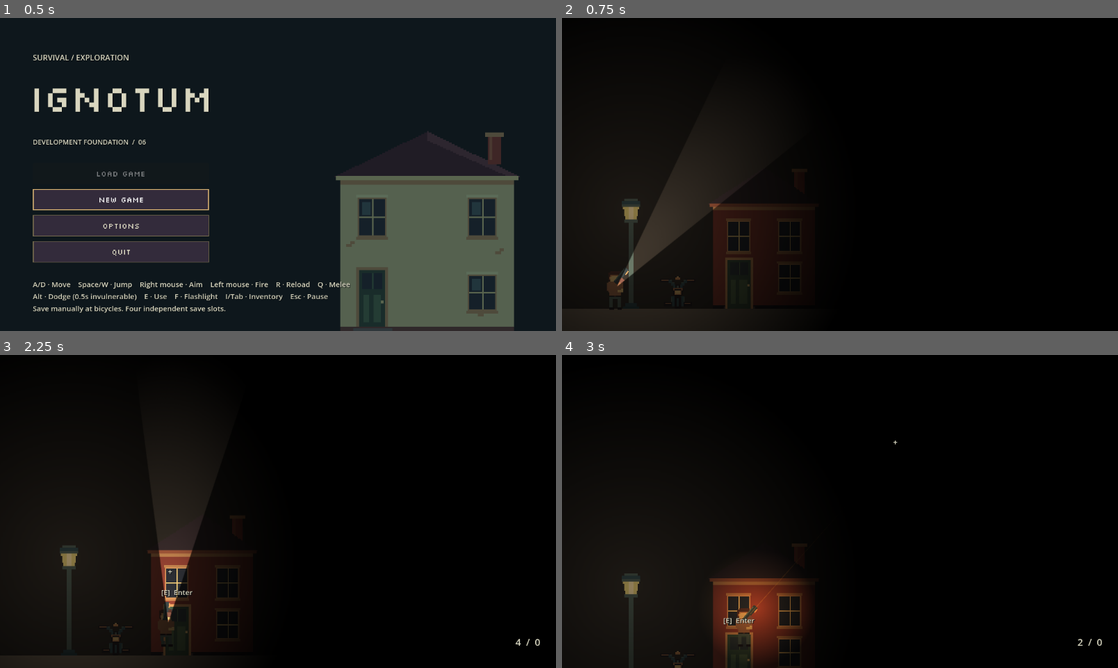
Above: before the commit, frames 1-4 (two rows, left to right).
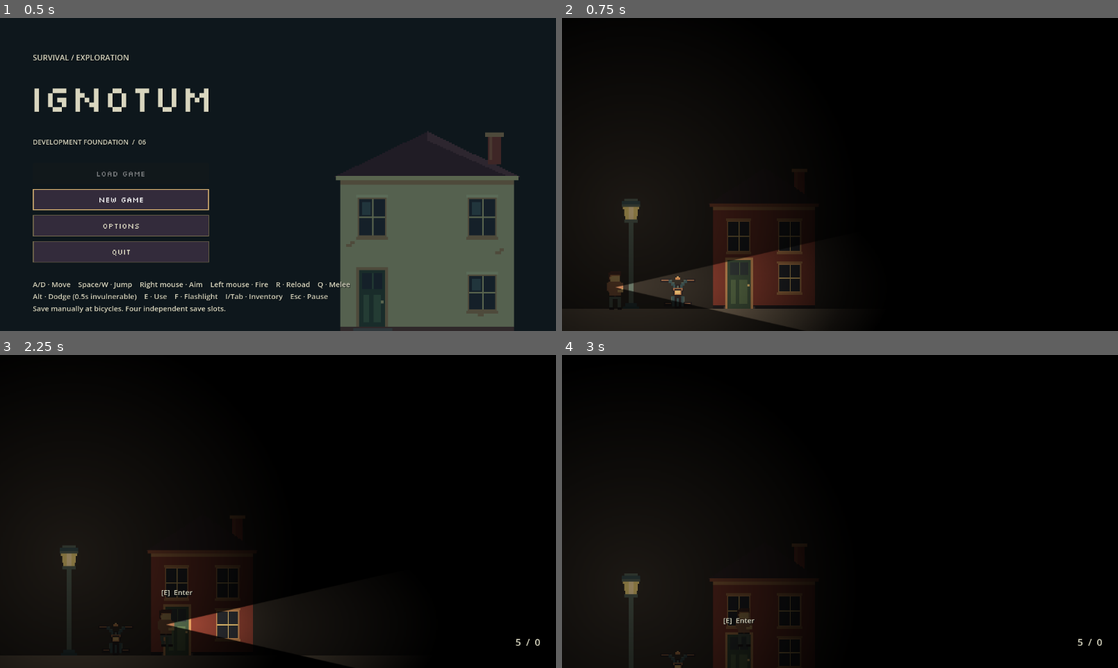
Above: after the commit, the same moments.

Repository: Jayllax/survival-horror-game-1
Game: Godot game, scene res://scenes/ui/main_menu.tscn
Same seed, same stepped clock (60 frames per second), same inputs: the game is played once before the commit and once after it.
Inputs (mouse positions are in pixels of both pictures, inside the frame that each line leads up to):
- Up to frame 1 (0.5 s): no input
- Up to frame 2 (0.75 s): click "New game" at 0.5 s
- Up to frame 3 (2.25 s): tap Enter at 1.25 s; move the mouse to (400, 495) at 1.27 s; hold D (move_right) 1.28-2 s; hold Right mouse button (aim) 1.28-2 s; click (400, 495) at 1.42 s; tap Space (jump) at 1.52 s; tap Alt (dodge) at 1.55 s; drag from (166, 527) to (177, 661) at 2.02 s
- Up to frame 4 (3 s): tap Space (jump) at 2.75 s; move the mouse to (895, 442) at 2.77 s; hold D (move_right) from 2.78 s (still down); tap F (flashlight) at 2.85 s; click (895, 442) at 2.92 s

Frame 1 is identical in both runs. In frame 2, 6.2% of the frame differs, in the area x 9-46%, y 55-100%; in frame 3, 3.2%; in frame 4, 2.8%.

Commit message:
Holster weapons and keep flashlight forward until right-click aiming

Diff:
--- a/scenes/ui/hud.tscn
+++ b/scenes/ui/hud.tscn
@@ -441,7 +441,7 @@
 offset_right = 630.0
 offset_bottom = 366.0
 theme_override_font_sizes/font_size = 18
-text = "A / D or arrows    Move\nSpace / W    Jump\nRight mouse    Aim / careful movement\nLeft mouse    Shoot\nR    Reload     Q    Melee     Alt    Dodge\nE    Interact with nearby object\nF    Flashlight\nI / Tab    Inventory / inspect     Esc    Pause"
+text = "A / D or arrows    Move\nSpace / W    Jump\nRight mouse    Aim / careful movement\nLeft mouse    Shoot (while aiming)\nR    Reload     Q    Melee     Alt    Dodge\nE    Interact with nearby object\nF    Flashlight\nI / Tab    Inventory / inspect     Esc    Pause"
 mouse_filter = 2
 
 
--- a/scripts/hud.gd
+++ b/scripts/hud.gd
@@ -51,8 +51,8 @@
     Input.mouse_mode = Input.MOUSE_MODE_HIDDEN if playing else Input.MOUSE_MODE_VISIBLE
     $Root/Backdrop.visible = any_panel_open()
     var player := get_tree().get_first_node_in_group("player")
-    var combat: bool = playing and player != null and player.is_aiming()
-    $Root/Crosshair.visible = combat
+    var combat: bool = playing and player != null and player.is_showing_combat_feedback()
+    $Root/Crosshair.visible = playing and player != null and player.is_aiming()
     $Root/Crosshair.position = get_viewport().get_mouse_position() - Vector2(8,12)
     $Root/Ammo.visible = combat
     $Root/Reload.visible = combat and player.reload_remaining > 0 if player else false
--- a/scripts/player.gd
+++ b/scripts/player.gd
@@ -52,7 +52,7 @@
         shot_cooldown = 0
         muzzle.energy = 0
         weapon_uid = Game.equipped_uid
-    $Aim/Gun.texture = definition.weapon_texture if definition else null
+    $Aim/Gun.texture = definition.weapon_texture if definition and Input.is_action_pressed("aim") else null
     if definition:
         magazine_size = definition.magazine_size
         bullet_damage = definition.bullet_damage
@@ -90,13 +90,7 @@
     animation_time += delta
     body_art.frame = (int(animation_time * 10.0) % 6) if absf(velocity.x) > 5.0 else 0
     body_art.position.y = -3.0 + (sin(animation_time * 2.0) * 0.5 if absf(velocity.x) < 5.0 else 0.0)
-    body_art.flip_h = facing < 0
-    aim.rotation = (get_global_mouse_position() - aim.global_position).angle()
-    $Aim/Gun.flip_v = cos(aim.rotation) < 0
-    flashlight_light.position.y = -4 if $Aim/Gun.flip_v else 4
-    if direction == 0:
-        facing = signf(cos(aim.rotation))
-        body_art.flip_h = facing < 0
+    update_aim(direction)
     if not is_on_floor():
         velocity.y += gravity * delta
     coyote_remaining = coyote_seconds if is_on_floor() else maxf(0, coyote_remaining - delta)
@@ -124,6 +118,18 @@
     if Input.is_action_just_pressed("interact") and is_instance_valid(nearest):
         nearest.interact(self)
 
+func update_aim(direction: float) -> void:
+    # Keep the Gun node active: its light children also work while holstered.
+    var aiming := Input.is_action_pressed("aim")
+    aim.rotation = (get_global_mouse_position() - aim.global_position).angle() if aiming else (PI if facing < 0 else 0.0)
+    $Aim/Gun.flip_v = cos(aim.rotation) < 0
+    flashlight_light.position.y = -4 if $Aim/Gun.flip_v else 4
+    if aiming and direction == 0:
+        facing = -1.0 if cos(aim.rotation) < 0 else 1.0
+    body_art.flip_h = facing < 0
+    var definition := Game.active_weapon()
+    $Aim/Gun.texture = definition.weapon_texture if definition and aiming else null
+
 func begin_dodge(direction: float) -> void:
     dodge_direction = direction
     dodge_remaining = DODGE_INVULNERABILITY
@@ -131,7 +137,7 @@
     dodge_cooldown = 1.05
 
 func shoot() -> void:
-    if not Game.has_equipped_weapon() or shot_cooldown > 0 or reload_remaining > 0 or dodge_remaining > 0:
+    if not Input.is_action_pressed("aim") or not Game.has_equipped_weapon() or shot_cooldown > 0 or reload_remaining > 0 or dodge_remaining > 0:
         return
     shot_cooldown = shot_interval
     if Game.magazine <= 0:
@@ -209,4 +215,7 @@
         hud.set_interaction(nearest)
 
 func is_aiming() -> bool:
-    return Game.has_equipped_weapon() and (Input.is_action_pressed("aim") or combat_remaining > 0 or reload_remaining > 0)
+    return Game.has_equipped_weapon() and Input.is_action_pressed("aim")
+
+func is_showing_combat_feedback() -> bool:
+    return Game.has_equipped_weapon() and (is_aiming() or combat_remaining > 0 or reload_remaining > 0)
--- /dev/null
+++ b/tests/aiming.gd
@@ -0,0 +1,114 @@
+extends Node
+var checks := 0
+var failures := 0
+
+func check(ok: bool, description: String) -> void:
+    checks += 1
+    if ok:
+        print("PASS: " + description)
+    else:
+        failures += 1
+        push_error("FAIL: " + description)
+
+func frames(count: int = 3) -> void:
+    for i in count:
+        await get_tree().physics_frame
+        await get_tree().process_frame
+
+func mouse_at(world_point: Vector2) -> void:
+    var event := InputEventMouseMotion.new()
+    event.position = get_viewport().get_canvas_transform() * world_point
+    event.global_position = event.position
+    Input.parse_input_event(event)
+    await frames()
+
+func right_mouse(pressed: bool) -> void:
+    var event := InputEventMouseButton.new()
+    event.button_index = MOUSE_BUTTON_RIGHT
+    event.button_mask = MOUSE_BUTTON_MASK_RIGHT if pressed else 0
+    event.pressed = pressed
+    event.position = get_viewport().get_mouse_position()
+    event.global_position = event.position
+    Input.parse_input_event(event)
+    await frames()
+
+func _ready() -> void:
+    get_tree().current_scene = null
+    run.call_deferred()
+
+func run() -> void:
+    Game.reset_run()
+    var room: Node2D = load("res://scenes/levels/interior.tscn").instantiate()
+    room.get_node("AmbientSound").autoplay = false
+    get_tree().root.add_child(room)
+    get_tree().current_scene = room
+    await frames(8)
+    var player: CharacterBody2D = room.get_node("Actors/Player")
+    var gun: Sprite2D = player.get_node("Aim/Gun")
+    var light: PointLight2D = gun.get_node("Flashlight")
+    var hud: CanvasLayer = room.get_node("HUD")
+    check(Game.has_equipped_weapon() and gun.texture == null, "Equipped gun starts holstered")
+    check(gun.visible and light.enabled and light.is_visible_in_tree(), "Holstering keeps the flashlight node active")
+    await mouse_at(player.global_position + Vector2(-180, -100))
+    check(player.facing == 1 and is_zero_approx(player.aim.rotation), "Idle mouse movement cannot turn the player or flashlight")
+    Input.action_press("move_left")
+    await frames(6)
+    Input.action_release("move_left")
+    await frames(6)
+    check(player.facing < 0 and is_equal_approx(absf(player.aim.rotation), PI), "Walking left points the flashlight left")
+    await mouse_at(player.global_position + Vector2(180, -100))
+    check(player.facing < 0 and is_equal_approx(absf(player.aim.rotation), PI), "Stopping retains the last walking direction despite cursor position")
+    await right_mouse(true)
+    var target_angle: float = (player.get_global_mouse_position() - player.aim.global_position).angle()
+    check(Input.is_action_pressed("aim") and player.is_aiming(), "Actual right mouse button engages aiming")
+    check(is_equal_approx(player.aim.rotation, target_angle) and not is_zero_approx(sin(target_angle)), "Held aim points the gun and flashlight at the cursor")
+    check(gun.texture == Game.active_weapon().weapon_texture and hud.get_node("Root/Crosshair").visible, "Aiming draws the equipped weapon and crosshair")
+    await mouse_at(player.global_position + Vector2(-150, -90))
+    check(player.facing < 0 and gun.flip_v and light.position.y == -4, "Aiming across the player mirrors the gun and flashlight correctly")
+    await mouse_at(player.global_position + Vector2(150, -90))
+    var rounds := Game.magazine
+    Input.action_press("shoot")
+    await frames(2)
+    check(Game.magazine == rounds - 1, "Left click while aiming fires one round")
+    await right_mouse(false)
+    await frames(24)
+    Input.action_release("shoot")
+    check(Game.magazine == rounds - 1, "Releasing right mouse blocks further shots even with left mouse held")
+    check(gun.texture == null and not player.is_aiming(), "Releasing aim immediately holsters the gun")
+    check(is_zero_approx(player.aim.rotation) and light.enabled, "Released aim returns the working flashlight to horizontal facing")
+    check(not hud.get_node("Root/Crosshair").visible and hud.get_node("Root/Ammo").visible, "Recent firing keeps brief ammo feedback without a cursor crosshair")
+    player.shoot()
+    check(Game.magazine == rounds - 1, "Holstered shooting is rejected at the combat entry point")
+    Game.add_item(Game.active_weapon().ammunition_id, 3)
+    Input.action_press("reload")
+    await frames(2)
+    Input.action_release("reload")
+    check(player.reload_remaining > 0 and gun.texture == null, "Reload remains available with the gun holstered")
+    await get_tree().create_timer(player.reload_seconds + 0.1).timeout
+    check(Game.magazine == rounds and gun.texture == null and not hud.get_node("Root/Crosshair").visible, "Holstered reload transfers ammunition without drawing the gun or crosshair")
+    var pistol_uid := Game.equipped_uid
+    Game.equip_weapon(pistol_uid)
+    await right_mouse(true)
+    await mouse_at(player.global_position + Vector2(-160, -90))
+    target_angle = (player.get_global_mouse_position() - player.aim.global_position).angle()
+    check(not Game.has_equipped_weapon() and gun.texture == null and is_equal_approx(player.aim.rotation, target_angle), "Unarmed right mouse still aims the flashlight without drawing a weapon")
+    check(not hud.get_node("Root/Crosshair").visible, "Unarmed flashlight aiming does not show weapon feedback")
+    var was_enabled := light.enabled
+    Input.action_press("flashlight")
+    await frames(2)
+    Input.action_release("flashlight")
+    check(light.enabled != was_enabled and Game.flashlight_on == light.enabled, "F toggles the flashlight independently of aiming and equipment")
+    await right_mouse(false)
+    Game.equip_weapon(pistol_uid)
+    await frames()
+    check(Game.has_equipped_weapon() and gun.texture == null, "Equipping through inventory state keeps the gun holstered until aim is held")
+    Input.action_press("move_right")
+    await frames(6)
+    Input.action_release("move_right")
+    await frames()
+    check(player.facing > 0 and is_zero_approx(player.aim.rotation), "Walking right restores forward flashlight direction after unarmed aiming")
+    room.queue_free()
+    get_tree().current_scene = null
+    await frames()
+    print("IGNOTUM AIMING: %d checks, %d failures" % [checks, failures])
+    get_tree().quit(0 if failures == 0 else 1)
--- /dev/null
+++ b/tests/aiming.tscn
@@ -0,0 +1,4 @@
+[gd_scene load_steps=2 format=3]
+[ext_resource type="Script" path="res://tests/aiming.gd" id="script"]
+[node name="AimingTests" type="Node"]
+script = ExtResource("script")
--- a/tests/smoke.gd
+++ b/tests/smoke.gd
@@ -155,7 +155,9 @@
     enemy.position = Vector2(1120,588)
     await frames(3)
     player.aim.rotation = 0
+    Input.action_press("aim")
     player.shoot()
+    Input.action_release("aim")
     check(enemy.health == 52 and Game.magazine == 5, "Hitscan damages enemy and spends round")
     player.reload_seconds = 0.1
     player.reload_weapon()
Not shown, added: tests/aiming.gd.uid
Not shown, changed: DESIGNER_GUIDE.md
Not shown, changed: README.md
Not shown, changed: tools/check.sh
